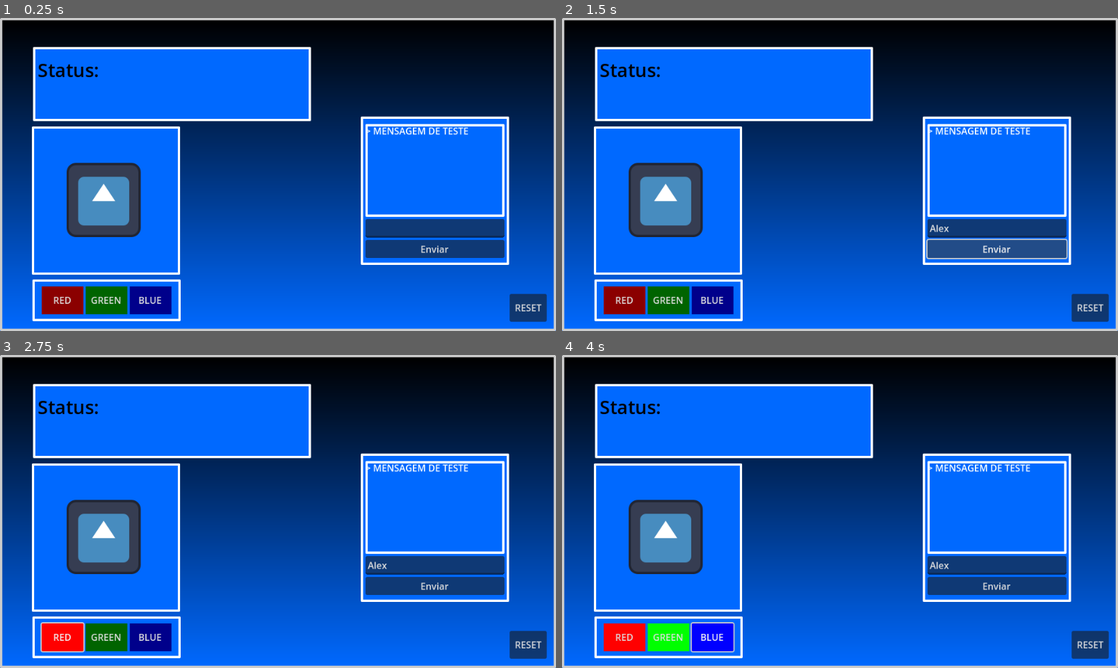
Above: before the commit, frames 1-4 (two rows, left to right).
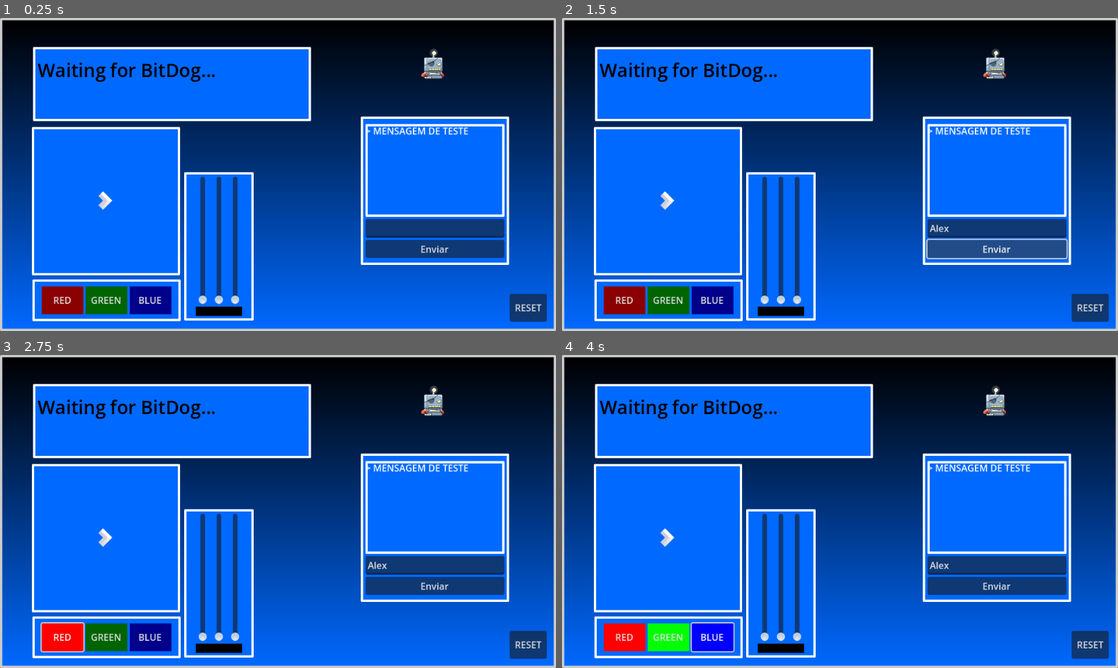
Above: after the commit, the same moments.

Repository: luisfpatrocinio/bitdog-patro-station
Game: Godot game, scene res://MainScreen.tscn
The game is run twice, just before and just after one commit, with the same random seed, the same clock (stepped at 60 frames per second) and the same inputs. The engine's default icon, where the game draws it, is replaced by a stand-in: a white triangle on a blue panel in a dark square.
Inputs (mouse positions are in pixels of both pictures, inside the frame that each line leads up to):
- Up to frame 1 (0.25 s): no input
- Up to frame 2 (1.5 s): click (995, 227) at 0.52 s; type "Alex" at 0.6 s; click "Enviar" at 1.25 s
- Up to frame 3 (2.75 s): click "RED" at 2 s
- Up to frame 4 (4 s): click "GREEN" at 2.75 s; click "BLUE" at 3.5 s

The runs differ from the first frame. In frame 1, 9.7% of the frame differs, in the area x 5-80%, y 9-97%; in frame 2, 9.7%; in frame 3, 9.7%; in frame 4, 9.7%.

Commit message:
feat: moving spaceship

Diff:
--- /dev/null
+++ b/ConnectionManager/ConnectionManager.gd
@@ -0,0 +1,34 @@
+extends Node
+
+const PORT = 5000;
+var server := UDPServer.new();
+var peers: Array[PacketPeerUDP] = [];
+
+func managePacket(packet: String):
+	var _pack = packet;
+
+	var _firstChar = packet[0];
+	match _firstChar:
+		"A":
+			print("packet original: " + str(packet));
+			var _vector = packet.split_floats("|", false).slice(1);
+			print(_vector);
+			spaceShip.velX = _vector[0];
+			spaceShip.velY = _vector[1];
+			pass
+
+func _ready() -> void:
+	server.listen(PORT)
+
+func _process(delta: float) -> void:
+	server.poll();
+
+func clearPeers() -> void:
+	peers.clear();
+
+func send_data(message: String):
+	for peer: PacketPeerUDP in peers:
+		var _ip = peer.get_packet_ip()
+		var _msg = message.to_utf8_buffer();
+		print("Sending to %s | Message: %s" % [_ip, message])
+		peer.put_packet(_msg);
--- /dev/null
+++ b/ConnectionManager/ConnectionManager.tscn
@@ -0,0 +1,6 @@
+[gd_scene load_steps=2 format=3 uid="uid://bq7agclieod7l"]
+
+[ext_resource type="Script" uid="uid://pwqh8ex3fxrd" path="res://ConnectionManager/ConnectionManager.gd" id="1_w6xo0"]
+
+[node name="ConnectionManager" type="Node"]
+script = ExtResource("1_w6xo0")
--- a/MainScreen.gd
+++ b/MainScreen.gd
@@ -13,6 +13,9 @@
 @onready var clientIPLabel: Label = infoPanel.container.get_node("ClientIPLabel");
 @onready var statusLabel: Label = infoPanel.container.get_node("StatusLabel");
 
+@onready var huembleRobot: CharacterBody2D = find_child("HuembleRobot");
+@onready var spaceShip: CharacterBody2D = find_child("SpaceShip");
+
 func clearPeers() -> void:
 	peers.clear();
 
@@ -23,11 +26,19 @@
 	server.listen(PORT)
 
 func managePacket(packet: String):
-	return;
 	var _pack = packet;
-	print("Printando pacote: ")
-	print(_pack);
-	print("---")
+
+	var _firstChar = packet[0];
+	match _firstChar:
+		"A":
+			print("packet original: " + str(packet));
+			var _vector = packet.split_floats("|", false).slice(1);
+			print(_vector);
+			spaceShip.velX = _vector[0];
+			spaceShip.velY = _vector[1];
+			pass
+
+
 
 func update_peers_and_packets() -> void:
 	clientIPLabel.text = "";
@@ -38,8 +49,15 @@
 		if _packet:
 			managePacket(_packet.get_string_from_utf8());
 
+func updateStatusLabel():
+	if len(peers) <= 0:
+		var _statusLabel = infoPanel.container.get_node("StatusLabel") as Label;
+		_statusLabel.text = "Waiting for BitDog..."
+
 func _process(delta: float) -> void:
 	server.poll();
+
+	updateStatusLabel();
 
 	# Receber novos clientes:
 	if server.is_connection_available():
--- a/MainScreen.tscn
+++ b/MainScreen.tscn
@@ -6,7 +6,11 @@
 [ext_resource type="Texture2D" uid="uid://cfc41dq2bqcp6" path="res://icon.svg" id="4_6maps"]
 [ext_resource type="Script" uid="uid://bsjiookk7pntb" path="res://Player.gd" id="5_aycgk"]
 [ext_resource type="PackedScene" uid="uid://brdf6p4bmygxf" path="res://Scenes/led_button.tscn" id="6_b26h7"]
+[ext_resource type="PackedScene" uid="uid://dd3dhafcjhxc3" path="res://Scenes/space_ship.tscn" id="6_lple0"]
 [ext_resource type="Script" uid="uid://djpy1dbqjulfw" path="res://Scripts/reset_button.gd" id="7_a8wb5"]
+[ext_resource type="PackedScene" uid="uid://bp46rpad118d6" path="res://Scenes/led_matrix_button.tscn" id="8_6maps"]
+[ext_resource type="PackedScene" uid="uid://u42difiw2rc8" path="res://Scenes/led_slider.tscn" id="9_aycgk"]
+[ext_resource type="PackedScene" uid="uid://8ky1q2wrg0nn" path="res://Scenes/HuembleRobot.tscn" id="10_kyyy7"]
 
 [sub_resource type="Gradient" id="Gradient_cfvxu"]
 colors = PackedColorArray(0, 0, 0, 1, 0, 0.411765, 1, 1)
@@ -99,16 +103,20 @@
 [node name="AnalogPanel" type="Panel" parent="."]
 custom_minimum_size = Vector2(256, 256)
 offset_left = 55.0
-offset_top = 187.0
+offset_top = 188.0
 offset_right = 311.0
-offset_bottom = 443.0
+offset_bottom = 444.0
 theme = ExtResource("2_b26h7")
 script = ExtResource("3_a8wb5")
 
 [node name="Icon" type="Sprite2D" parent="AnalogPanel"]
+visible = false
 position = Vector2(124, 127)
 texture = ExtResource("4_6maps")
 script = ExtResource("5_aycgk")
+
+[node name="SpaceShip" parent="AnalogPanel" instance=ExtResource("6_lple0")]
+position = Vector2(127, 127)
 
 [node name="TextPanel" type="Panel" parent="."]
 custom_minimum_size = Vector2(256, 256)
@@ -216,4 +224,159 @@
 script = ExtResource("7_a8wb5")
 metadata/_edit_use_anchors_ = true
 
+[node name="LedsMatrixPanel" type="Panel" parent="."]
+visible = false
+clip_contents = true
+custom_minimum_size = Vector2(256, 256)
+offset_left = 330.0
+offset_top = 188.0
+offset_right = 586.0
+offset_bottom = 444.0
+size_flags_horizontal = 4
+size_flags_vertical = 4
+theme = ExtResource("2_b26h7")
+
+[node name="GridContainer" type="GridContainer" parent="LedsMatrixPanel"]
+clip_contents = true
+custom_minimum_size = Vector2(250, 250)
+layout_mode = 1
+anchors_preset = 8
+anchor_left = 0.5
+anchor_top = 0.5
+anchor_right = 0.5
+anchor_bottom = 0.5
+offset_left = -120.0
+offset_top = -120.0
+offset_right = 130.0
+offset_bottom = 130.0
+grow_horizontal = 2
+grow_vertical = 2
+columns = 5
+
+[node name="LedMatrixButton" parent="LedsMatrixPanel/GridContainer" instance=ExtResource("8_6maps")]
+layout_mode = 2
+
+[node name="LedMatrixButton2" parent="LedsMatrixPanel/GridContainer" instance=ExtResource("8_6maps")]
+layout_mode = 2
+
+[node name="LedMatrixButton3" parent="LedsMatrixPanel/GridContainer" instance=ExtResource("8_6maps")]
+layout_mode = 2
+
+[node name="LedMatrixButton4" parent="LedsMatrixPanel/GridContainer" instance=ExtResource("8_6maps")]
+layout_mode = 2
+
+[node name="LedMatrixButton5" parent="LedsMatrixPanel/GridContainer" instance=ExtResource("8_6maps")]
+layout_mode = 2
+
+[node name="LedMatrixButton6" parent="LedsMatrixPanel/GridContainer" instance=ExtResource("8_6maps")]
+layout_mode = 2
+
+[node name="LedMatrixButton7" parent="LedsMatrixPanel/GridContainer" instance=ExtResource("8_6maps")]
+layout_mode = 2
+
+[node name="LedMatrixButton8" parent="LedsMatrixPanel/GridContainer" instance=ExtResource("8_6maps")]
+layout_mode = 2
+
+[node name="LedMatrixButton9" parent="LedsMatrixPanel/GridContainer" instance=ExtResource("8_6maps")]
+layout_mode = 2
+
+[node name="LedMatrixButton10" parent="LedsMatrixPanel/GridContainer" instance=ExtResource("8_6maps")]
+layout_mode = 2
+
+[node name="LedMatrixButton11" parent="LedsMatrixPanel/GridContainer" instance=ExtResource("8_6maps")]
+layout_mode = 2
+
+[node name="LedMatrixButton12" parent="LedsMatrixPanel/GridContainer" instance=ExtResource("8_6maps")]
+layout_mode = 2
+
+[node name="LedMatrixButton13" parent="LedsMatrixPanel/GridContainer" instance=ExtResource("8_6maps")]
+layout_mode = 2
+
+[node name="LedMatrixButton14" parent="LedsMatrixPanel/GridContainer" instance=ExtResource("8_6maps")]
+layout_mode = 2
+
+[node name="LedMatrixButton15" parent="LedsMatrixPanel/GridContainer" instance=ExtResource("8_6maps")]
+layout_mode = 2
+
+[node name="LedMatrixButton16" parent="LedsMatrixPanel/GridContainer" instance=ExtResource("8_6maps")]
+layout_mode = 2
+
+[node name="LedMatrixButton17" parent="LedsMatrixPanel/GridContainer" instance=ExtResource("8_6maps")]
+layout_mode = 2
+
+[node name="LedMatrixButton18" parent="LedsMatrixPanel/GridContainer" instance=ExtResource("8_6maps")]
+layout_mode = 2
+
+[node name="LedMatrixButton19" parent="LedsMatrixPanel/GridContainer" instance=ExtResource("8_6maps")]
+layout_mode = 2
+
+[node name="LedMatrixButton20" parent="LedsMatrixPanel/GridContainer" instance=ExtResource("8_6maps")]
+layout_mode = 2
+
+[node name="LedMatrixButton21" parent="LedsMatrixPanel/GridContainer" instance=ExtResource("8_6maps")]
+layout_mode = 2
+
+[node name="LedMatrixButton22" parent="LedsMatrixPanel/GridContainer" instance=ExtResource("8_6maps")]
+layout_mode = 2
+
+[node name="LedMatrixButton23" parent="LedsMatrixPanel/GridContainer" instance=ExtResource("8_6maps")]
+layout_mode = 2
+
+[node name="LedMatrixButton24" parent="LedsMatrixPanel/GridContainer" instance=ExtResource("8_6maps")]
+layout_mode = 2
+
+[node name="LedMatrixButton25" parent="LedsMatrixPanel/GridContainer" instance=ExtResource("8_6maps")]
+layout_mode = 2
+
+[node name="LedsBrightnessPanel" type="Panel" parent="."]
+custom_minimum_size = Vector2(120, 256)
+offset_left = 318.0
+offset_top = 266.0
+offset_right = 438.0
+offset_bottom = 522.0
+size_flags_vertical = 4
+theme = ExtResource("2_b26h7")
+script = ExtResource("3_a8wb5")
+
+[node name="Container" type="VBoxContainer" parent="LedsBrightnessPanel"]
+layout_mode = 1
+anchors_preset = 8
+anchor_left = 0.5
+anchor_top = 0.5
+anchor_right = 0.5
+anchor_bottom = 0.5
+offset_left = -40.0
+offset_top = -112.0
+offset_right = 40.0
+offset_bottom = 112.0
+grow_horizontal = 2
+grow_vertical = 2
+
+[node name="Container" type="HBoxContainer" parent="LedsBrightnessPanel/Container"]
+layout_mode = 2
+
+[node name="LedSliderRed" parent="LedsBrightnessPanel/Container/Container" node_paths=PackedStringArray("colorRect") instance=ExtResource("9_aycgk")]
+layout_mode = 2
+colorRect = NodePath("../../ColorRect")
+
+[node name="LedSliderGreen" parent="LedsBrightnessPanel/Container/Container" node_paths=PackedStringArray("colorRect") instance=ExtResource("9_aycgk")]
+layout_mode = 2
+colorRect = NodePath("../../ColorRect")
+color = 1
+
+[node name="LedSliderBlue" parent="LedsBrightnessPanel/Container/Container" node_paths=PackedStringArray("colorRect") instance=ExtResource("9_aycgk")]
+layout_mode = 2
+colorRect = NodePath("../../ColorRect")
+color = 2
+
+[node name="ColorRect" type="ColorRect" parent="LedsBrightnessPanel/Container"]
+custom_minimum_size = Vector2(48, 16)
+layout_mode = 2
+color = Color(0, 0, 0, 1)
+
+[node name="HuembleWorld" type="Node2D" parent="."]
+position = Vector2(748, 84)
+
+[node name="HuembleRobot" parent="HuembleWorld" instance=ExtResource("10_kyyy7")]
+
 [connection signal="pressed" from="TextPanel/Container/Button" to="." method="_on_button_pressed"]
--- /dev/null
+++ b/Scenes/HuembleRobot.tscn
@@ -0,0 +1,124 @@
+[gd_scene load_steps=19 format=3 uid="uid://8ky1q2wrg0nn"]
+
+[ext_resource type="Texture2D" uid="uid://bobbawwin4vgs" path="res://Assets/HuembleRobot/char_02_idle_164x164.png" id="1_01k8b"]
+[ext_resource type="Script" uid="uid://l3f2nhsgntfe" path="res://Scripts/HuembleRobot.gd" id="1_a3vvc"]
+[ext_resource type="Texture2D" uid="uid://byedqoosn23k1" path="res://Assets/HuembleRobot/char_02_run_164x164.png" id="2_a3vvc"]
+[ext_resource type="Texture2D" uid="uid://b34p8yc8r031b" path="res://Assets/HuembleRobot/char_02_walk_164x164.png" id="3_2eht1"]
+
+[sub_resource type="AtlasTexture" id="AtlasTexture_h41j6"]
+atlas = ExtResource("1_01k8b")
+region = Rect2(0, 0, 164, 164)
+
+[sub_resource type="AtlasTexture" id="AtlasTexture_5i3qs"]
+atlas = ExtResource("1_01k8b")
+region = Rect2(164, 0, 164, 164)
+
+[sub_resource type="AtlasTexture" id="AtlasTexture_gpx7e"]
+atlas = ExtResource("1_01k8b")
+region = Rect2(328, 0, 164, 164)
+
+[sub_resource type="AtlasTexture" id="AtlasTexture_k5kyg"]
+atlas = ExtResource("1_01k8b")
+region = Rect2(0, 164, 164, 164)
+
+[sub_resource type="AtlasTexture" id="AtlasTexture_10rqq"]
+atlas = ExtResource("2_a3vvc")
+region = Rect2(0, 0, 164, 164)
+
+[sub_resource type="AtlasTexture" id="AtlasTexture_xll1k"]
+atlas = ExtResource("2_a3vvc")
+region = Rect2(164, 0, 164, 164)
+
+[sub_resource type="AtlasTexture" id="AtlasTexture_6ig8o"]
+atlas = ExtResource("2_a3vvc")
+region = Rect2(328, 0, 164, 164)
+
+[sub_resource type="AtlasTexture" id="AtlasTexture_b4e1f"]
+atlas = ExtResource("2_a3vvc")
+region = Rect2(0, 164, 164, 164)
+
+[sub_resource type="AtlasTexture" id="AtlasTexture_3obc7"]
+atlas = ExtResource("3_2eht1")
+region = Rect2(0, 0, 164, 164)
+
+[sub_resource type="AtlasTexture" id="AtlasTexture_4kexc"]
+atlas = ExtResource("3_2eht1")
+region = Rect2(164, 0, 164, 164)
+
+[sub_resource type="AtlasTexture" id="AtlasTexture_r402d"]
+atlas = ExtResource("3_2eht1")
+region = Rect2(328, 0, 164, 164)
+
+[sub_resource type="AtlasTexture" id="AtlasTexture_av1tn"]
+atlas = ExtResource("3_2eht1")
+region = Rect2(0, 164, 164, 164)
+
+[sub_resource type="SpriteFrames" id="SpriteFrames_3fayv"]
+animations = [{
+"frames": [{
+"duration": 1.0,
+"texture": SubResource("AtlasTexture_h41j6")
+}, {
+"duration": 1.0,
+"texture": SubResource("AtlasTexture_5i3qs")
+}, {
+"duration": 1.0,
+"texture": SubResource("AtlasTexture_gpx7e")
+}, {
+"duration": 1.0,
+"texture": SubResource("AtlasTexture_k5kyg")
+}],
+"loop": true,
+"name": &"idle",
+"speed": 12.0
+}, {
+"frames": [{
+"duration": 1.0,
+"texture": SubResource("AtlasTexture_10rqq")
+}, {
+"duration": 1.0,
+"texture": SubResource("AtlasTexture_xll1k")
+}, {
+"duration": 1.0,
+"texture": SubResource("AtlasTexture_6ig8o")
+}, {
+"duration": 1.0,
+"texture": SubResource("AtlasTexture_b4e1f")
+}],
+"loop": true,
+"name": &"run",
+"speed": 12.0
+}, {
+"frames": [{
+"duration": 1.0,
+"texture": SubResource("AtlasTexture_3obc7")
+}, {
+"duration": 1.0,
+"texture": SubResource("AtlasTexture_4kexc")
+}, {
+"duration": 1.0,
+"texture": SubResource("AtlasTexture_r402d")
+}, {
+"duration": 1.0,
+"texture": SubResource("AtlasTexture_av1tn")
+}],
+"loop": true,
+"name": &"walk",
+"speed": 12.0
+}]
+
+[sub_resource type="RectangleShape2D" id="RectangleShape2D_khrlv"]
+size = Vector2(24, 32)
+
+[node name="HuembleRobot" type="CharacterBody2D"]
+script = ExtResource("1_a3vvc")
+
+[node name="Sprite" type="AnimatedSprite2D" parent="."]
+texture_filter = 1
+sprite_frames = SubResource("SpriteFrames_3fayv")
+animation = &"idle"
+frame_progress = 0.925548
+
+[node name="CollisionShape2D" type="CollisionShape2D" parent="."]
+position = Vector2(0, 5)
+shape = SubResource("RectangleShape2D_khrlv")
--- /dev/null
+++ b/Scenes/led_matrix_button.tscn
@@ -0,0 +1,20 @@
+[gd_scene load_steps=2 format=3 uid="uid://bp46rpad118d6"]
+
+[ext_resource type="Script" uid="uid://sbhdhfs1d7s8" path="res://Scripts/led_matrix_button.gd" id="1_a44xb"]
+
+[node name="LedMatrixButton" type="Button"]
+custom_minimum_size = Vector2(45, 45)
+anchors_preset = 8
+anchor_left = 0.5
+anchor_top = 0.5
+anchor_right = 0.5
+anchor_bottom = 0.5
+offset_left = -22.5
+offset_top = -22.5
+offset_right = 22.5
+offset_bottom = 22.5
+grow_horizontal = 2
+grow_vertical = 2
+size_flags_horizontal = 4
+size_flags_vertical = 4
+script = ExtResource("1_a44xb")
--- /dev/null
+++ b/Scenes/led_slider.tscn
@@ -0,0 +1,10 @@
+[gd_scene load_steps=2 format=3 uid="uid://u42difiw2rc8"]
+
+[ext_resource type="Script" uid="uid://bttgvd3uk6dv" path="res://Scripts/led_slider.gd" id="1_yolxh"]
+
+[node name="LedSlider" type="VSlider"]
+custom_minimum_size = Vector2(24, 220)
+max_value = 255.0
+rounded = true
+script = ExtResource("1_yolxh")
+color = 0
--- /dev/null
+++ b/Scenes/space_ship.tscn
@@ -0,0 +1,16 @@
+[gd_scene load_steps=4 format=3 uid="uid://dd3dhafcjhxc3"]
+
+[ext_resource type="Texture2D" uid="uid://b2stn1p05m0x8" path="res://Assets/ship_A.png" id="1_65coa"]
+[ext_resource type="Script" uid="uid://c3efxx842m4ry" path="res://Scripts/space_ship.gd" id="1_yepno"]
+
+[sub_resource type="RectangleShape2D" id="RectangleShape2D_yepno"]
+
+[node name="SpaceShip" type="CharacterBody2D"]
+script = ExtResource("1_yepno")
+
+[node name="Sprite" type="Sprite2D" parent="."]
+rotation = 1.5708
+texture = ExtResource("1_65coa")
+
+[node name="CollisionShape" type="CollisionShape2D" parent="."]
+shape = SubResource("RectangleShape2D_yepno")
--- /dev/null
+++ b/Scripts/HuembleRobot.gd
@@ -0,0 +1,10 @@
+extends CharacterBody2D
+
+@onready var mainScreen = get_tree().get_first_node_in_group("MainScreen") as MainScreen;
+var velX: float;
+var velY: float;
+
+func _physics_process(delta: float) -> void:
+	velocity = Vector2(velX * 10.0, velY * 10.0);
+	move_and_slide();
+	pass
--- /dev/null
+++ b/Scripts/led_matrix_button.gd
@@ -0,0 +1,12 @@
+extends Button
+
+var ledIndex: int = 0;
+var lightOn: bool = false;
+@onready var mainScreen = get_tree().get_first_node_in_group("MainScreen") as MainScreen;
+
+func _ready() -> void:
+	connect("pressed", switchLed);
+
+func switchLed() -> void:
+	lightOn = !lightOn;
+	mainScreen.send_data("turn_matrix_led")
--- /dev/null
+++ b/Scripts/led_slider.gd
@@ -0,0 +1,26 @@
+extends VSlider
+
+@onready var mainScreen = get_tree().get_first_node_in_group("MainScreen") as MainScreen;
+
+@export var colorRect: ColorRect;
+@export_enum("RED:0", "GREEN:1", "BLUE:2") var color;
+
+
+func _ready() -> void:
+	connect("value_changed", setLedValue);
+
+func setLedValue(val):
+	var _ledId = "";
+	match color:
+		0:
+			_ledId = "red";
+			colorRect.color.r = val / 255.0;
+		1:
+			_ledId = "green";
+			colorRect.color.g = val / 255.0;
+		2:
+			_ledId = "blue";
+			colorRect.color.b = val / 255.0;
+
+	var _command = "set_led_" + _ledId + "_brightness " + str(int(val));
+	mainScreen.send_data(_command);
--- /dev/null
+++ b/Scripts/space_ship.gd
@@ -0,0 +1,13 @@
+extends CharacterBody2D
+
+@onready var mainScreen = get_tree().get_first_node_in_group("MainScreen") as MainScreen;
+var velX: float;
+var velY: float;
+
+func _physics_process(delta: float) -> void:
+	velocity = Vector2(velX * 10.0, velY * 10.0);
+
+	if velocity.length() > 0:
+		rotation = lerp_angle(rotation, velocity.angle(), 0.20);
+	move_and_slide();
+	pass
--- a/project.godot
+++ b/project.godot
@@ -21,6 +21,11 @@
 window/size/viewport_height=540
 window/stretch/mode="viewport"
 
+[editor]
+
+naming/scene_name_casing=1
+naming/script_name_casing=1
+
 [global_group]
 
 MainScreen=""
Binary file added: Assets/HuembleRobot/char_02_idle_164x164.png
Not shown, added: Assets/HuembleRobot/char_02_idle_164x164.png.import
Binary file added: Assets/HuembleRobot/char_02_run_164x164.png
Not shown, added: Assets/HuembleRobot/char_02_run_164x164.png.import
Binary file added: Assets/HuembleRobot/char_02_walk_164x164.png
Not shown, added: Assets/HuembleRobot/char_02_walk_164x164.png.import
Binary file added: Assets/ship_A.png
Not shown, added: Assets/ship_A.png.import
Not shown, added: ConnectionManager/ConnectionManager.gd.uid
Not shown: 1 places in MainScreen.tscn that only renumber resources
Not shown, added: Scripts/HuembleRobot.gd.uid
Not shown, added: Scripts/led_matrix_button.gd.uid
(and 3 more such lines)
